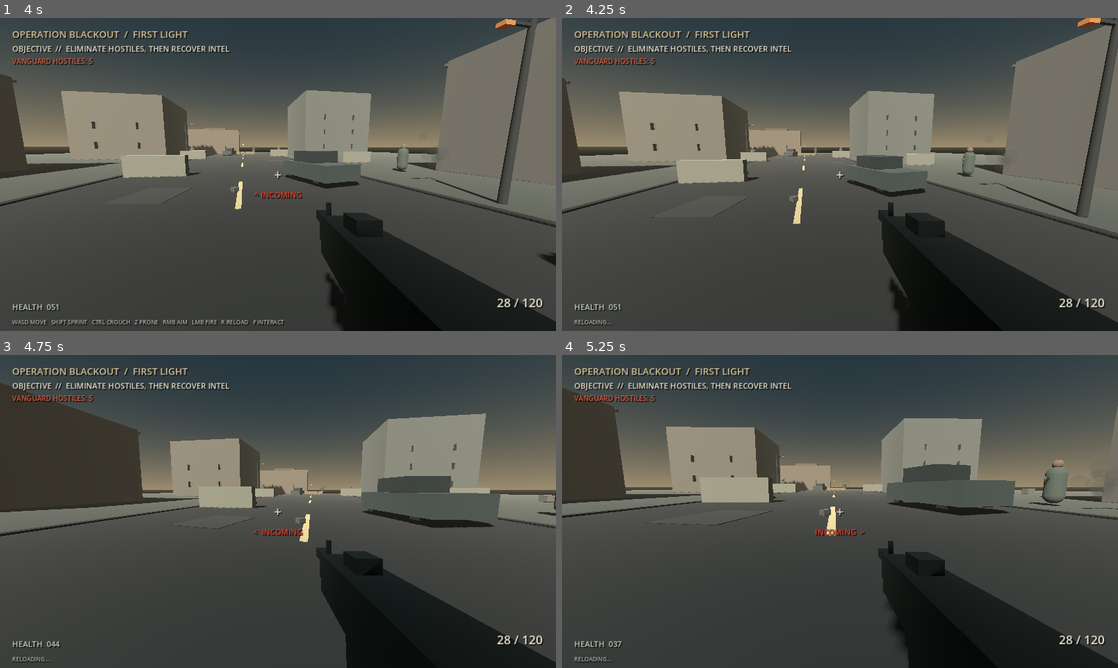
Above: before the commit, frames 1-4 (two rows, left to right).
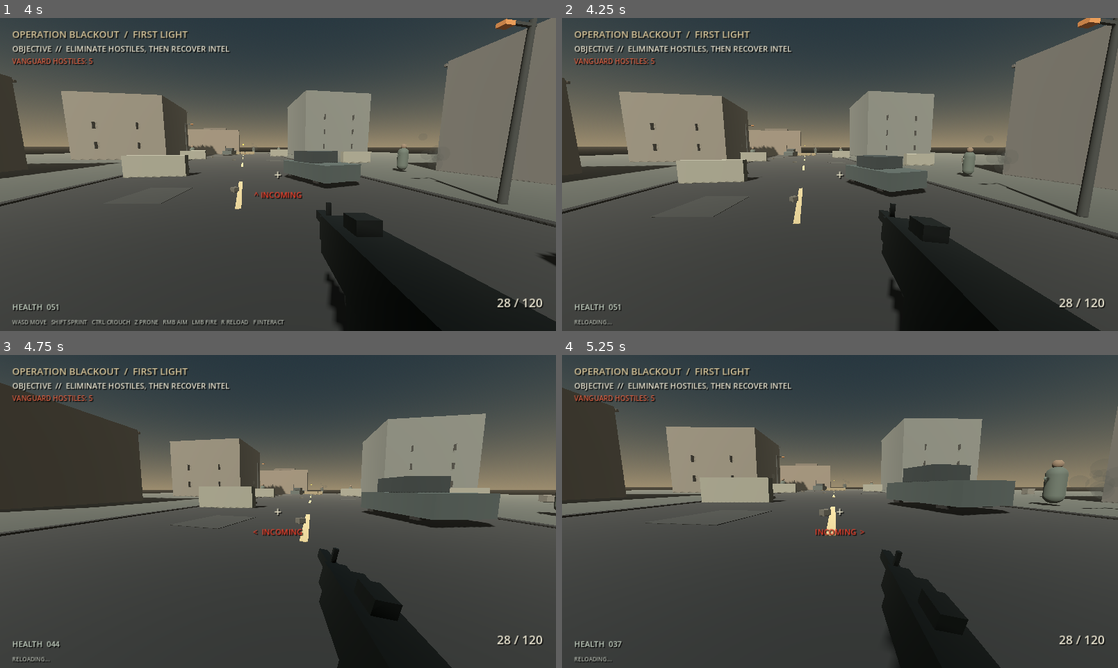
Above: after the commit, the same moments.

Repository: Liladizilla/operation-blackout
Game: Godot game, scene res://scenes/main.tscn
Two runs of this game, one before a commit and one after it. Both use one fixed random seed, a clock stepped at 60 frames per second and the inputs below.
Inputs (mouse positions are in pixels of both pictures, inside the frame that each line leads up to):
- Up to frame 1 (4 s): tap Enter at 0.5 s; move the mouse to (305, 174) at 0.52 s; hold W (move_forward) from 0.53 s (still down); tap Ctrl (crouch) at 0.6, 3.6 s; click (305, 174) at 0.67 s; tap Space (jump) at 0.77, 1.52, 3.02, 3.77 s; move the mouse to (250, 174) at 1.27 s; tap F (interact) at 1.35 s; move the mouse to (289, 168) at 2.02 s; tap Z (prone) at 2.1 s; move the mouse to (272, 180) at 2.77 s; tap Shift (sprint) at 2.85 s; click (272, 180) at 2.92 s; move the mouse to (316, 177) at 3.52 s
- Up to frame 2 (4.25 s): keep holding W (move_forward); tap R (reload) at 4.15 s
- Up to frame 3 (4.75 s): keep holding W (move_forward); move the mouse to (233, 508) at 4.27 s; tap F (interact) at 4.35 s; tap Space (jump) at 4.52 s
- Up to frame 4 (5.25 s): keep holding W (move_forward); move the mouse to (845, 511) at 5.02 s; tap Z (prone) at 5.1 s; click (845, 511) at 5.17 s

Frame 1 is identical in both runs. In frame 2, 1.3% of the frame differs, in the area x 56-100%, y 58-100%; in frame 3, 4.7%; in frame 4, 4.9%, in the area x 56-100%, y 59-100%.

Commit message:
Add weapon handling feedback during reload

Diff:
--- a/scripts/player.gd
+++ b/scripts/player.gd
@@ -201,9 +201,13 @@
     camera_pivot.position.y = lerpf(camera_pivot.position.y, (0.72 if is_prone else (1.12 if is_crouched else 1.58)) + sin(bob_time) * bob_scale, delta * 9.0)
     camera.fov = lerpf(camera.fov, 62.0 if ads else 78.0, delta * 10.0)
     recoil = lerpf(recoil, 0.0, delta * 7.0)
-    weapon_root.position = Vector3(0.28, -0.28 + sin(bob_time*0.5)*0.008 + recoil * 0.65, -0.55 + recoil * 1.8)
-    weapon_root.rotation.x = recoil
+    var reload_duration := 2.7 if ammo <= 0 else 2.0
+    var reload_progress := clampf(1.0 - reload_time / reload_duration, 0.0, 1.0) if is_reloading else 0.0
+    var reload_drop := sin(reload_progress * PI) * 0.14
+    weapon_root.position = Vector3(0.28, -0.28 + sin(bob_time * 0.5) * 0.008 + recoil * 0.65 - reload_drop, -0.55 + recoil * 1.8 + reload_drop * 0.3)
+    weapon_root.rotation.x = recoil + reload_drop * 1.4
     weapon_root.rotation.y = lerpf(weapon_root.rotation.y, -input_dir.x * 0.035, delta * 8.0)
+    weapon_root.rotation.z = lerpf(weapon_root.rotation.z, -0.22 if is_reloading else 0.0, delta * 7.0)
     camera.rotation.z = lerpf(camera.rotation.z, -input_dir.x * 0.006 + sin(bob_time * 0.4) * 0.0015, delta * 4.0)
     if Input.is_mouse_button_pressed(MOUSE_BUTTON_LEFT) and fire_cooldown <= 0 and not is_reloading:
         _fire()
